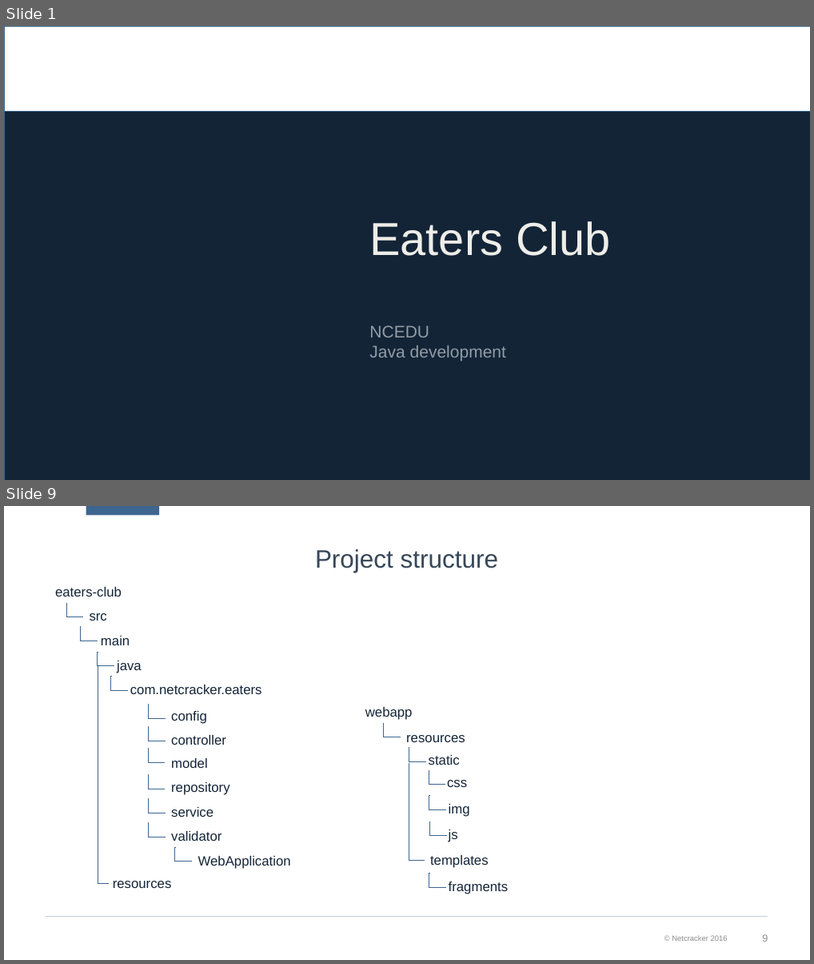
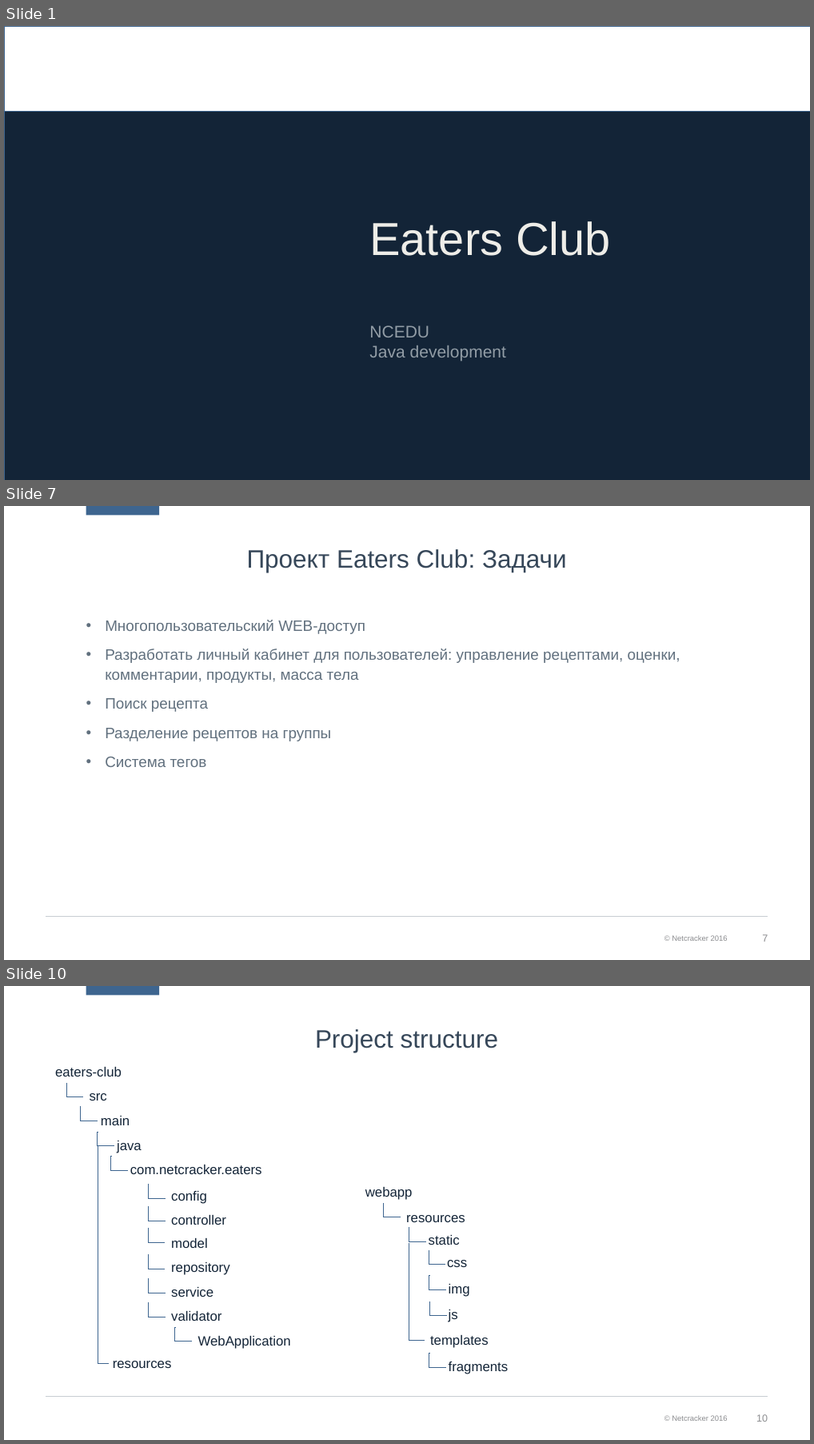
Before and after one commit to ncedu-tlt/2018-eaters-club, a slide deck: Eaters_Club_v0.1.pptx. Shown one above the other, each under a label of ours: slides 1 and 9 before the commit, slides 1, 7 and 10 after it; the slides between them are not shown. The pictures are 814x964 and 814x1444 pixels, drawn with LibreOffice and Linux fonts; fonts in the diff are those of the drawing; background and template pictures are left out; a plain dark background stands for a picture behind light text. Boxes give left, top, right and bottom in pixels: in the first picture for what was removed or moved away, otherwise in the second. Text is boxed around its words. In the diff, an @@ line names an element or a change of style, - is before the commit and + after.

Commit message:
Added some text

```diff
--- a/Eaters_Club_v0.1.pptx
+++ b/Eaters_Club_v0.1.pptx
@@ slide 7 added at <box>4,506,810,960</box>, background #FFFFFF; not listed: 4 template elements that a slide beside it also shows @@
@@ title added at <box>247,549,567,572</box>, 30 pt, text #364759 @@
+Проект Eaters Club: Задачи
@@ text added at <box>105,620,681,767</box>, 18 pt, text #61707E @@
+• Многопользовательский WEB-доступ
+• Разработать личный кабинет для пользователей: управление рецептами, оценки, комментарии, продукты, масса тела
+• Поиск рецепта
+• Разделение рецептов на группы
+• Система тегов
@@ what was slide 9 is now slide 10 @@
@@ page number at <box>757,1414,768,1421</box>: text changed @@
-9
+10
```
Also in this commit, not shown: 7 slides changed, 1 other slide added, 1 slide removed.
